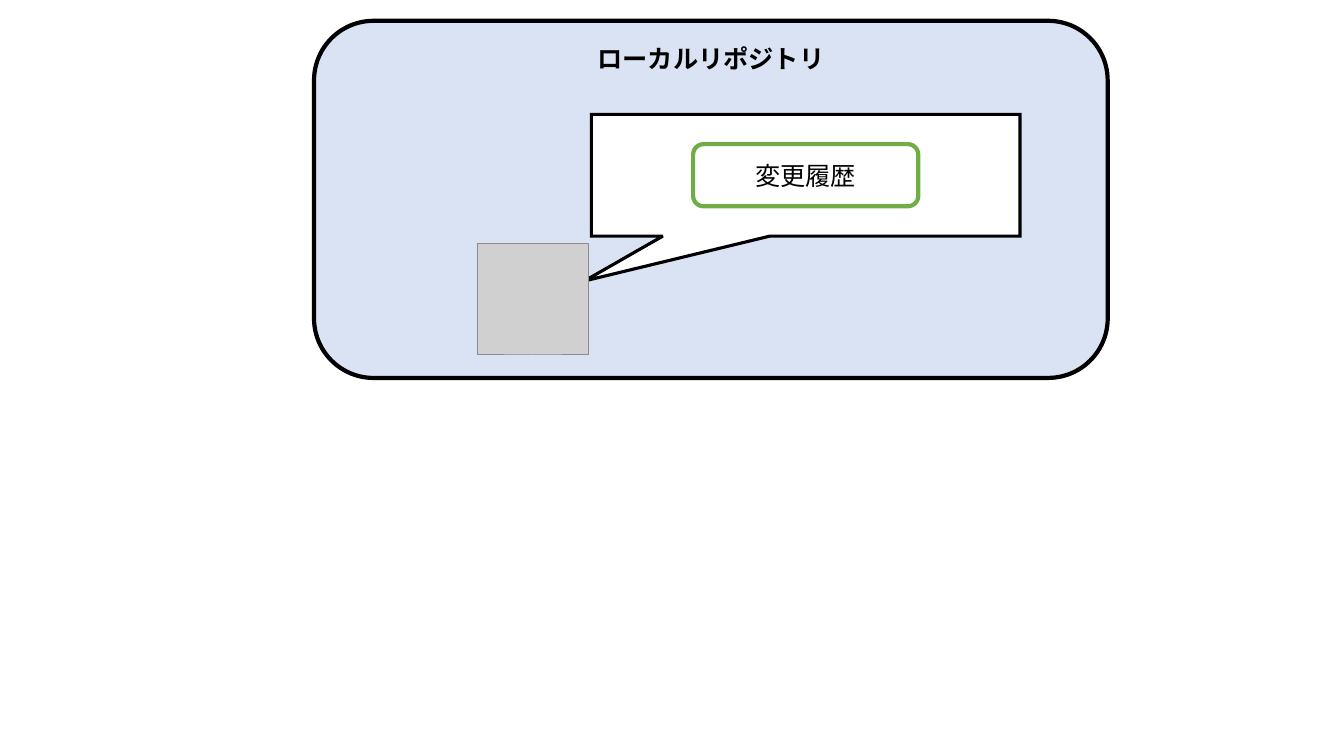
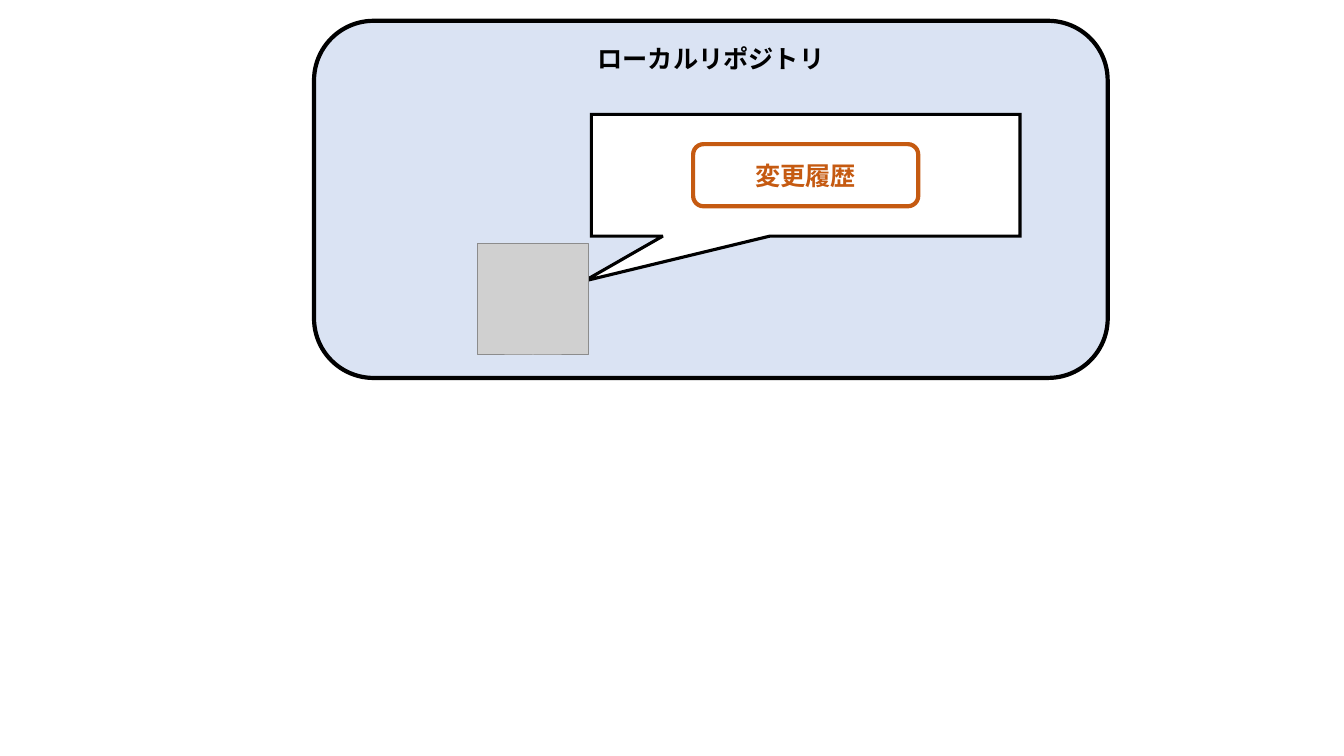
Before and after one commit to nishida2073/ai_navive, a slide deck: slide 18 of 01_テキスト/Git入門_図.pptx (slide 17 before the commit). Drawn at 1344x756 pixels with LibreOffice and Linux fonts; fonts in the diff are those of the drawing; grey boxes stand for pictures. Boxes give left, top, right and bottom in pixels: in the first picture for what was removed or moved away, otherwise in the second. Text is boxed around its words. In the diff, an @@ line names an element or a change of style, - is before the commit and + after.

```diff
--- a/01_テキスト/Git入門_図.pptx
+++ b/01_テキスト/Git入門_図.pptx
@@ rounded rectangle "変更履歴" at (x1=694, y1=144, x2=919, y2=207): text colour #000000 to #C55A11, bold on; outline #70AD47 3 pt to #C55A11 3 pt @@
```
Also in this commit, not shown: 10 other slides changed, 18 slides added, 1 other file.
